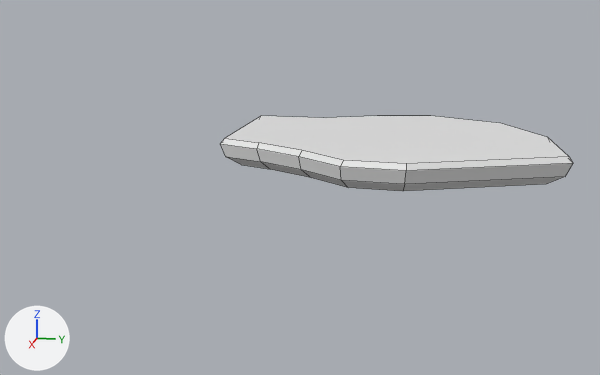
The OBJ model Tiny_Giant/Assets/Assets/Level2FinalPlat.obj as it was, and as the next commit left it.
Camera for both pictures: a camera (50 mm lens) standing at (133.8, -279.3, 36.4) and looking at (7.1, -304.7, 4.8). Arrows for +X, +Y and +Z are at lower left; the lights stay in place. Mesh edges are drawn as thin lines. Where no turn or scale is listed for an object, it has been applied to the vertices.

Names of what the first picture shows: 'Level2FinalPlat'.
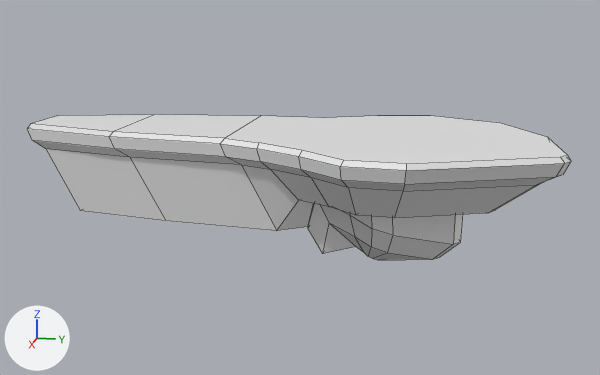
The change in detail:
me_level2finalplat is used by ob_level2finalplat; location (0.0, 0.0, 0.0).
me_level2finalplat had 48 vertices, 38 faces and spanned x -13.2..29.0, y -315.0..-264.9, z 9.7..13.9.
me_level2finalplat now has 137 vertices, 126 faces and spans x -13.2..29.0, y -350.0..-265.0, z -6.1..13.9.
Part 1, on me_level2finalplat:
4 vertices are removed from x 18.4..20.1, y -268.0..-264.9, z 9.7..13.9.
11 faces are deleted.
93 vertices are added at x -5.8..21.6, y -350.0..-265.0, z -6.1..13.9.
99 new faces join them.

Boxes (x1, y1, x2, y2) around the edits, measured in the pictures (600 x 375 px):
'Level2FinalPlat', reshaped (54% wider, 92% taller): before (220, 116, 573, 191); after (27, 115, 571, 260)
part 1 of me_level2finalplat, built on: before (226, 116, 573, 191); after (27, 115, 571, 260)
